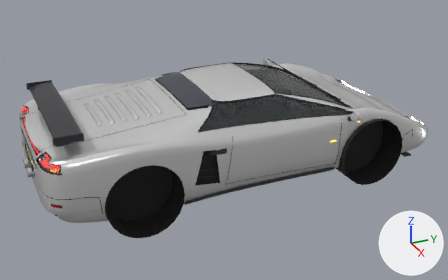
Renders of the glTF model assets/vehicles/halcyon.glb from each side of a commit.
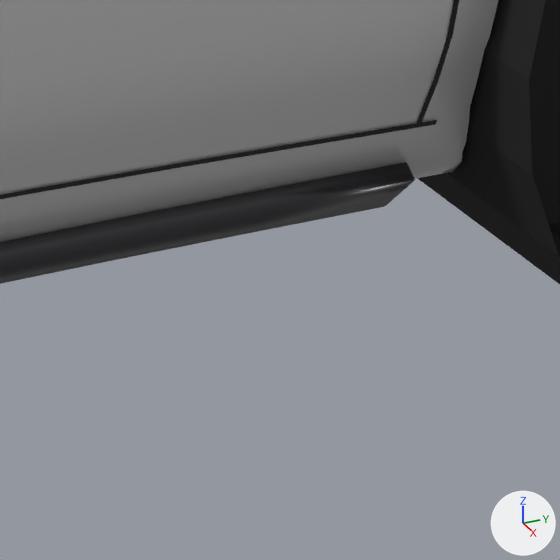
Each version appears first whole from a 50 mm lens placed at (5.97, -2.76, 3.36), pointed at (0.01, -0.08, 0.38), and next in a close-up on the part from 67% to 77% of the width and 55% to 72% of the height. The axes (+X, +Y, +Z) are drawn at lower right. The lights are the same throughout. The older version's two pictures come first. Vertices at exactly the same position are counted once.

Objects in the first close-up: 'halcyon'.
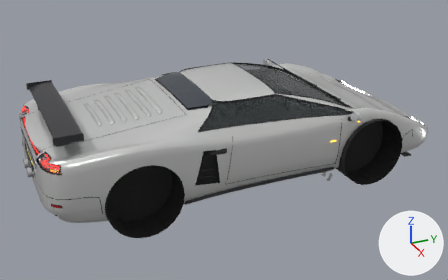
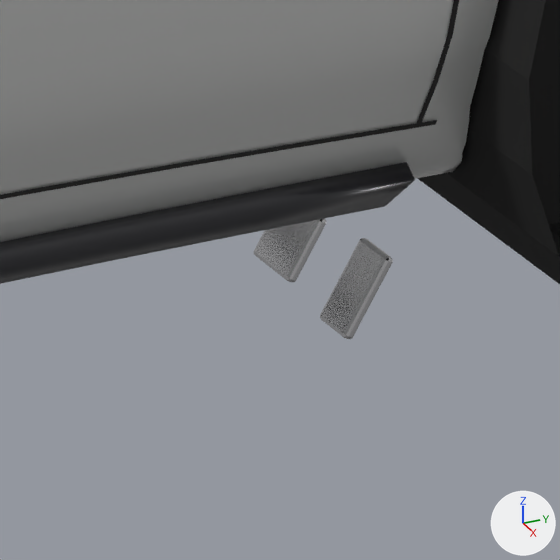
The change, as JSON lines over the scene's bpy script:
```json
{"block": "me_halcyon", "where": "# used by ob_halcyon; location = (0.0, 0.0, 0.0)"}
{"op": "remove", "block": "me_halcyon", "code": "me_halcyon.from_pydata(...)  # 21380 vertices, 40424 faces; spans x -1.07..1.07, y -2.28..2.32, z -0.04..1.13"}
{"op": "add", "block": "me_halcyon", "code": "me_halcyon.from_pydata(...)  # 21722 vertices, 41076 faces; spans x -1.07..1.07, y -2.28..2.32, z -0.16..1.13"}
{"block": "me_halcyon", "change": "me_halcyon part 1: a new loose piece of 56 vertices spanning x 0.5..0.55, y 1.04..1.09, z -0.16..-0.07, in mat_chrome (white #e7e7ea)"}
{"block": "me_halcyon", "change": "me_halcyon part 2: a new loose piece of 56 vertices spanning x 0.37..0.44, y 1.05..1.09, z -0.15..-0.08, in mat_chrome (white #e7e7ea)"}
{"block": "me_halcyon", "change": "other edits to the shape of me_halcyon do not show in these pictures"}
```

Where the change shows, as pixel boxes (x1, y1, x2, y2) in the close-ups (560 x 560 px):
```json
{"object": "halcyon", "change": "reshaped", "before": [0, 0, 560, 284], "after": [0, 0, 560, 339]}
{"part": 1, "of": "me_halcyon", "change": "added", "after": [320, 238, 393, 339]}
{"part": 2, "of": "me_halcyon", "change": "added", "after": [254, 218, 327, 282]}
```
